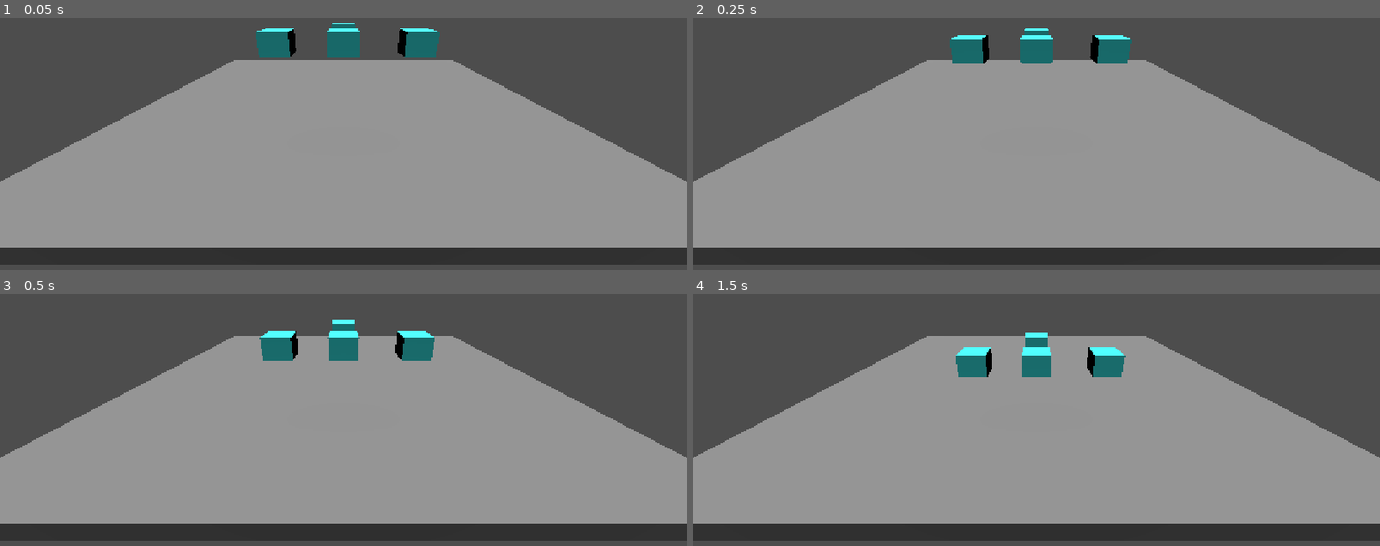
Above: before the commit, frames 1-4 (two rows, left to right).
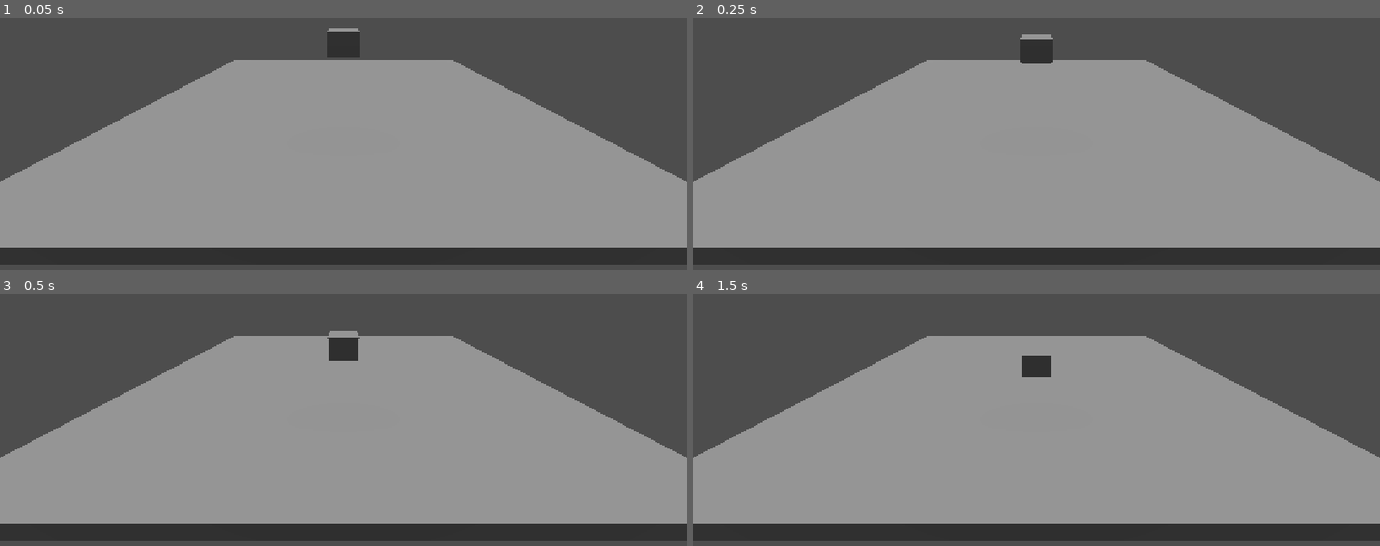
Above: after the commit, the same moments.

Repository: 17Dodecahedrons/Spieleentwicklungskurs
Game: Godot game, scene res://szenen/level_1.tscn
The game is run twice, just before and just after one commit, with the same random seed, the same clock (stepped at 60 frames per second) and the same inputs. The project has no main scene, so this scene is started directly.
Inputs:
- Up to frame 1 (0.05 s): no input
- Up to frame 2 (0.25 s): no input
- Up to frame 3 (0.5 s): no input
- Up to frame 4 (1.5 s): tap Enter at 1.25 s

The runs differ from the first frame. In frame 1, 1.9% of the frame differs, in the area x 37-64%, y 2-16%; in frame 2, 1.8%; in frame 3, 1.9%; in frame 4, 1.9%.

Commit message:
made sections more granular

Diff:
--- a/szenen/level_1.tscn
+++ b/szenen/level_1.tscn
@@ -1,12 +1,16 @@
 [gd_scene format=3 uid="uid://c7qiqhrues4my"]
-
-[ext_resource type="PackedScene" uid="uid://cg4s34hmgjgmg" path="res://szenen/box_1.tscn" id="1_o815p"]
 
 [sub_resource type="BoxMesh" id="BoxMesh_g4v7s"]
 size = Vector3(17, 0.5, 17)
 
 [sub_resource type="BoxShape3D" id="BoxShape3D_m8f83"]
 size = Vector3(17, 0.5, 17)
+
+[sub_resource type="BoxMesh" id="BoxMesh_m8f83"]
+size = Vector3(1.3, 1, 1.5)
+
+[sub_resource type="BoxShape3D" id="BoxShape3D_o815p"]
+size = Vector3(1.3, 1, 1.5)
 
 [node name="Level1" type="Node3D" unique_id=965764355]
 
@@ -24,16 +28,11 @@
 [node name="DirectionalLight3D" type="DirectionalLight3D" parent="." unique_id=326194472]
 transform = Transform3D(1, 0, 0, 0, 0.09521139, 0.9954571, 0, -0.9954571, 0.09521139, 0, 6.0242944, -18.125881)
 
-[node name="Boxen" type="Node3D" parent="." unique_id=1459884335]
-transform = Transform3D(1, 0, 0, 0, 1, 0, 0, 0, 1, 0, 2.6639853, 0)
+[node name="RigidBody3D" type="RigidBody3D" parent="." unique_id=470304058]
+transform = Transform3D(1, 0, 0, 0, 1, 0, 0, 0, 1, 0, 2.679957, 0)
 
-[node name="Box1" parent="Boxen" unique_id=1886901815 instance=ExtResource("1_o815p")]
-transform = Transform3D(1, 0, 0, 0, 1, 0, 0, 0, 1, 3.1957154, 0, 0)
+[node name="MeshInstance3D" type="MeshInstance3D" parent="RigidBody3D" unique_id=1103332955]
+mesh = SubResource("BoxMesh_m8f83")
 
-[node name="Box2" parent="Boxen" unique_id=1028594464 instance=ExtResource("1_o815p")]
-transform = Transform3D(1, 0, 0, 0, 1, 0, 0, 0, 1, -2.8692508, 0, 0)
-
-[node name="Box3" parent="Boxen" unique_id=485001138 instance=ExtResource("1_o815p")]
-transform = Transform3D(1, 0, 0, 0, 1, 0, 0, 0, 1, 0, 0, -3.8510952)
-
-[node name="Box4" parent="Boxen" unique_id=242059399 instance=ExtResource("1_o815p")]
+[node name="CollisionShape3D" type="CollisionShape3D" parent="RigidBody3D" unique_id=709525825]
+shape = SubResource("BoxShape3D_o815p")
